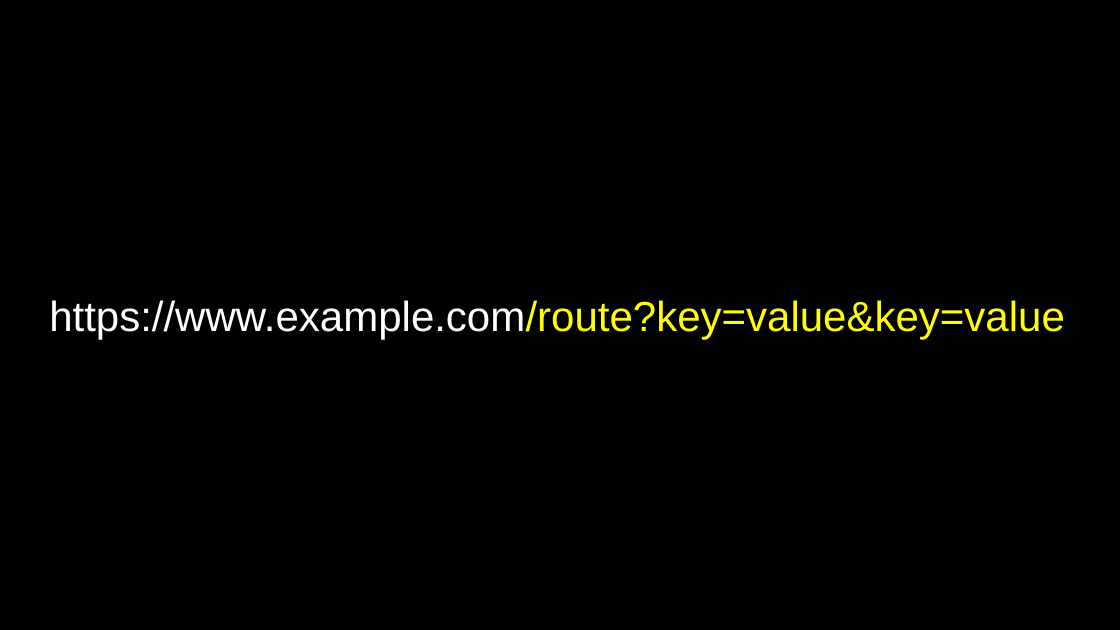
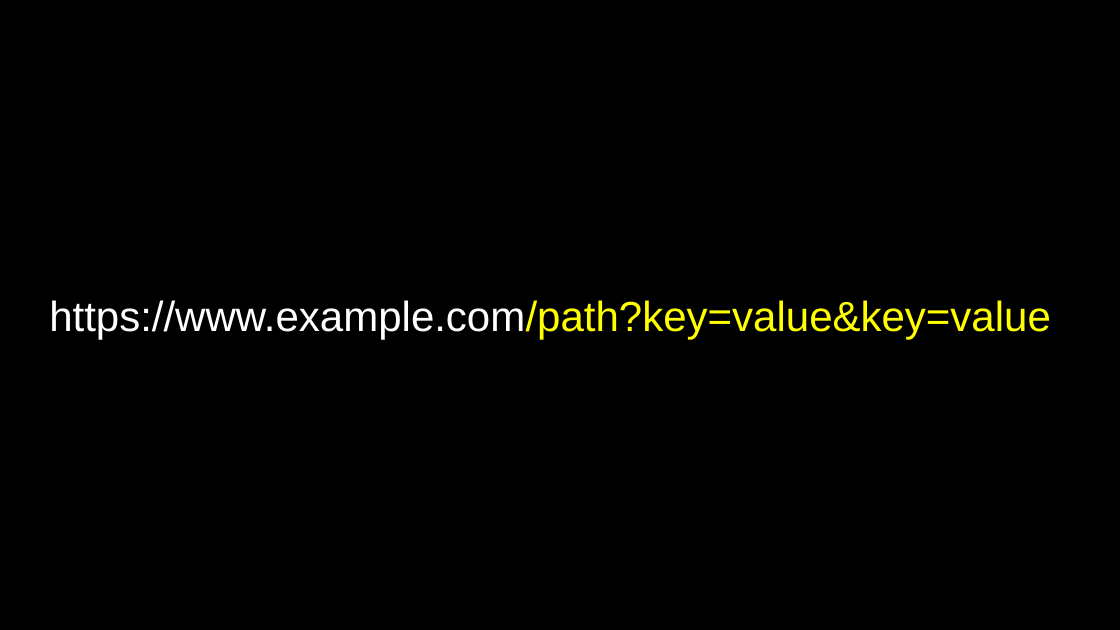
Before and after one commit to SQ4007-2025/website, a slide deck: slide 65 of lectures/slides_9.pptx (slide 10 before the commit). Drawn at 1120x630 pixels with LibreOffice and Linux fonts; fonts in the diff are those of the drawing. Boxes give left, top, right and bottom in pixels: in the first picture for what was removed or moved away, otherwise in the second. Text is boxed around its words. In the diff, an @@ line names an element or a change of style, - is before the commit and + after.

```diff
--- a/lectures/slides_9.pptx
+++ b/lectures/slides_9.pptx
@@ title at [49,300,1050,340]: text changed @@
-https://www.example.com/route?key=value&key=value
+https://www.example.com/path?key=value&key=value
```
Also in this commit, not shown: 12 other slides changed, 100 slides added, 19 slides removed, 3 other files.
